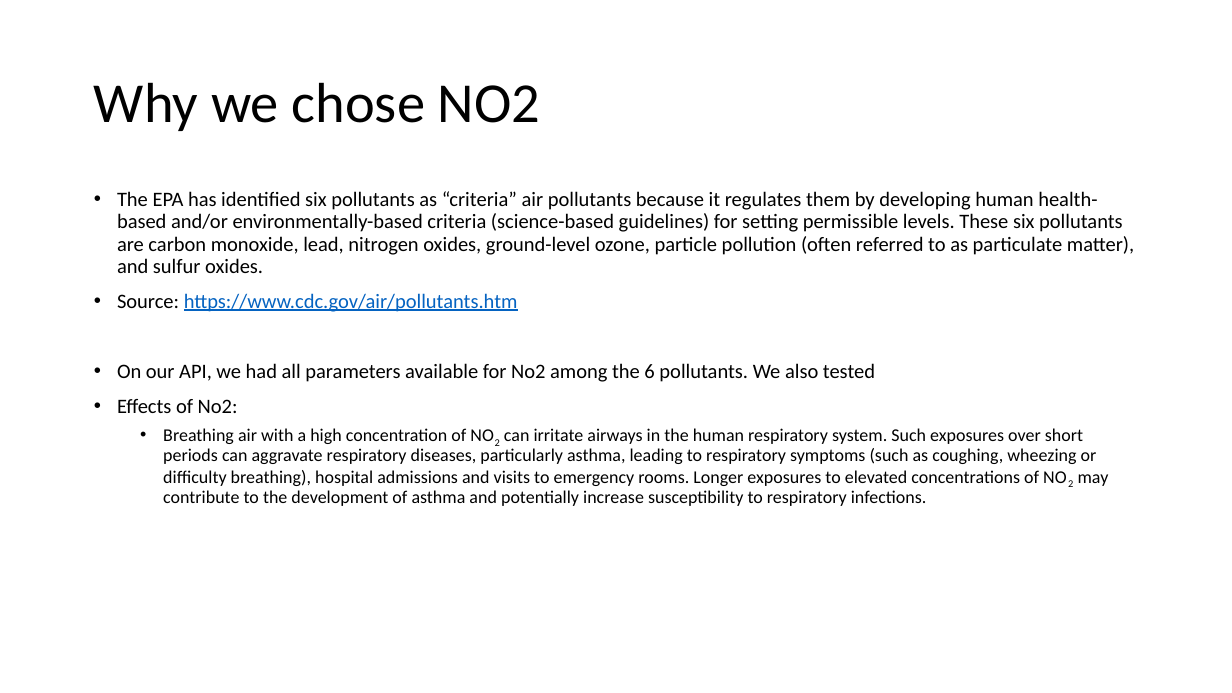
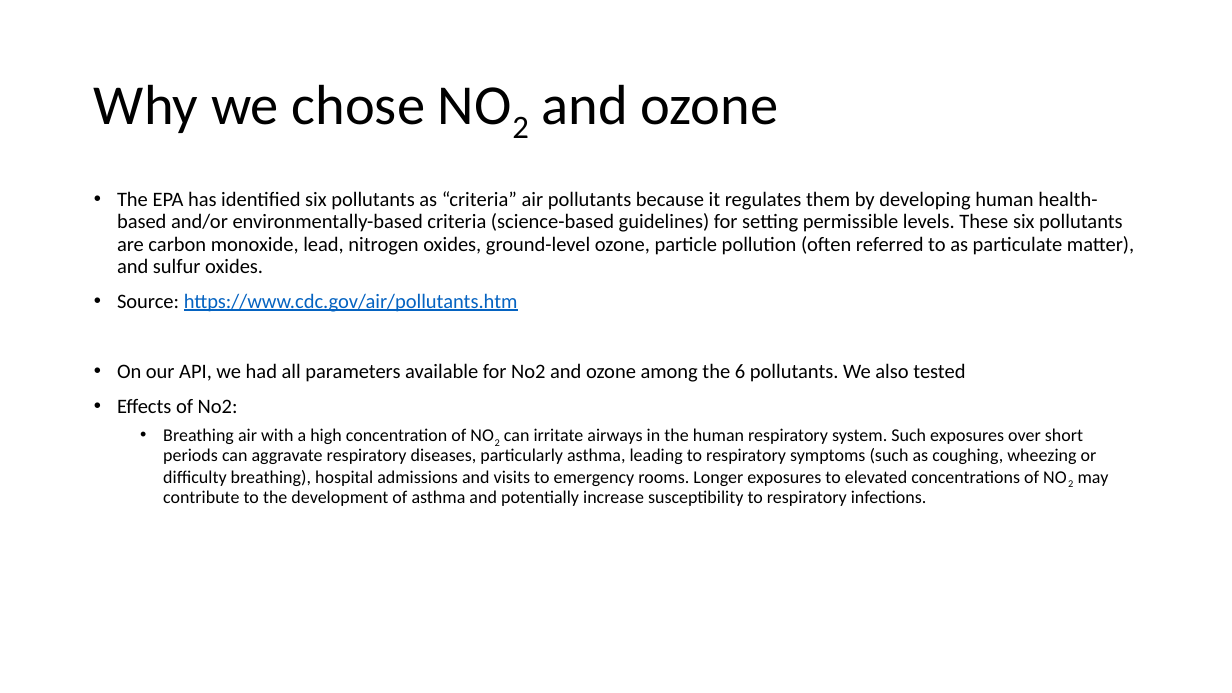
Before and after one commit to BrittLHeth/Project-1-API, a slide deck: slide 3 of Project - Power Point.pptx. Drawn at 1232x693 pixels with LibreOffice and Linux fonts; fonts in the diff are those of the drawing. Boxes give left, top, right and bottom in pixels: in the first picture for what was removed or moved away, otherwise in the second. Text is boxed around its words. In the diff, an @@ line names an element or a change of style, - is before the commit and + after.

Commit message:
powerpoint try

```diff
--- a/Project - Power Point.pptx
+++ b/Project - Power Point.pptx
@@ title at (94,84,636,378): text changed @@
-Why we chose NO2
+Why we chose NO2 and ozone
@@ text at (117,363,965,382): text changed @@
-• On our API, we had all parameters available for No2 among the 6 pollutants. We also tested
+• On our API, we had all parameters available for No2 and ozone among the 6 pollutants. We also tested
```
Also in this commit, not shown: 1 other slide changed.
